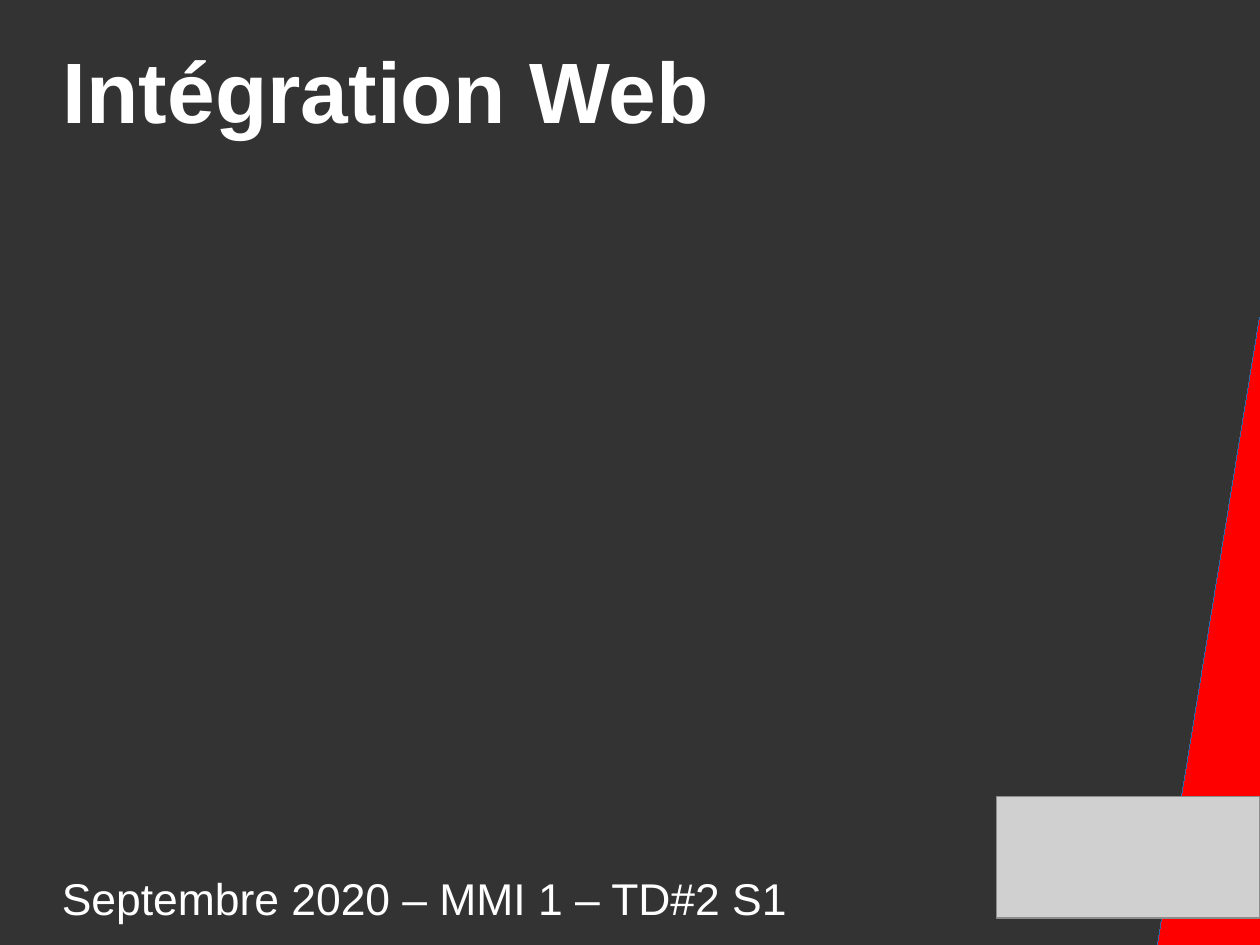
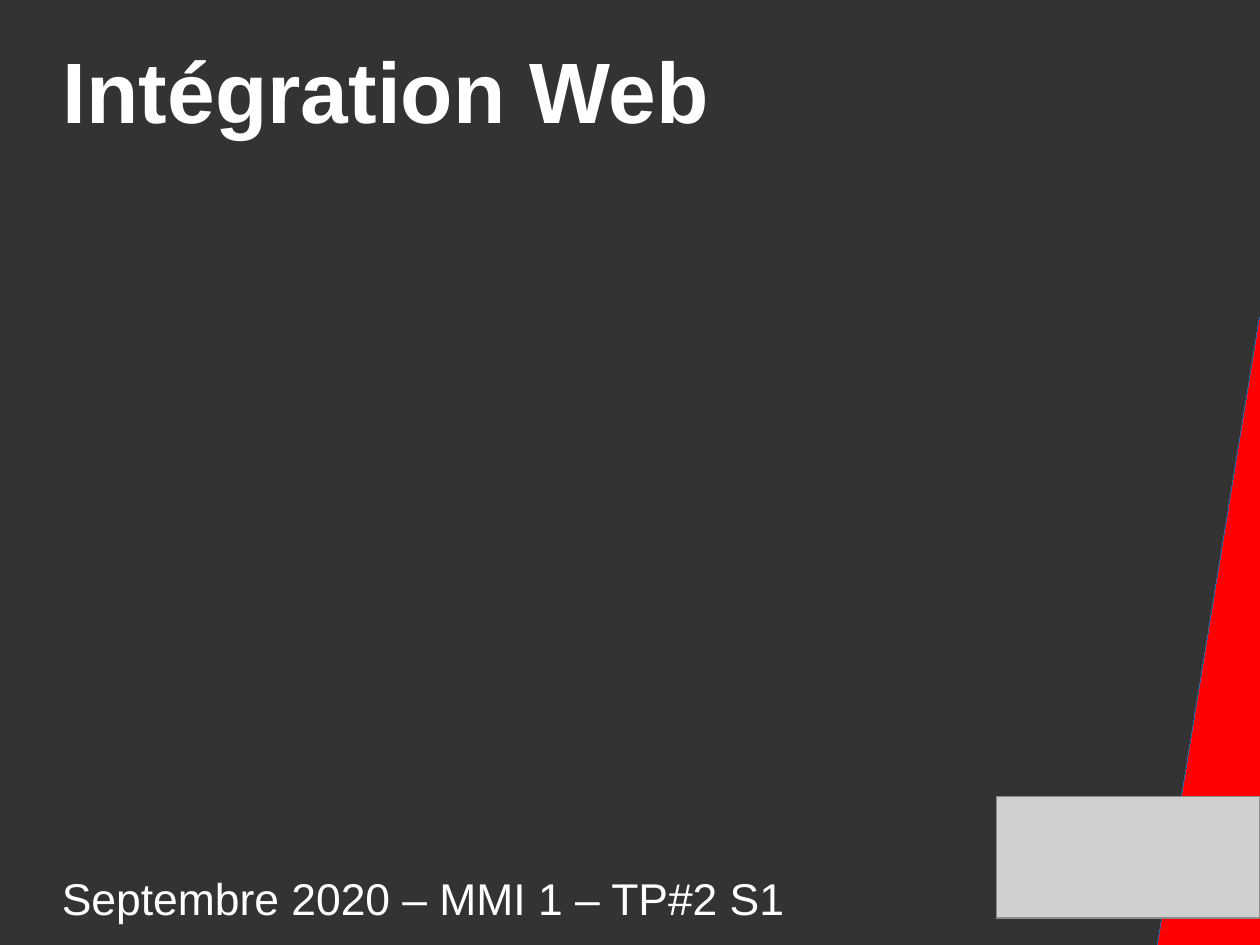
Before and after one commit to DanYellow/presentations, a slide deck: slide 1 of mmi/html/travaux-pratiques/numero-2/presentation.odp. Drawn at 1260x945 pixels with LibreOffice and Linux fonts; fonts in the diff are those of the drawing; grey boxes stand for pictures. Boxes give left, top, right and bottom in pixels: in the first picture for what was removed or moved away, otherwise in the second. Text is boxed around its words. In the diff, an @@ line names an element or a change of style, - is before the commit and + after.

```diff
--- a/mmi/html/travaux-pratiques/numero-2/presentation.odp
+++ b/mmi/html/travaux-pratiques/numero-2/presentation.odp
@@ title at bbox=[62, 882, 784, 924]: text changed @@
-Septembre 2020 – MMI 1 – TD#2 S1
+Septembre 2020 – MMI 1 – TP#2 S1
```
Also in this commit, not shown: 4 other slides changed, 1 slide removed, 7 other files.
